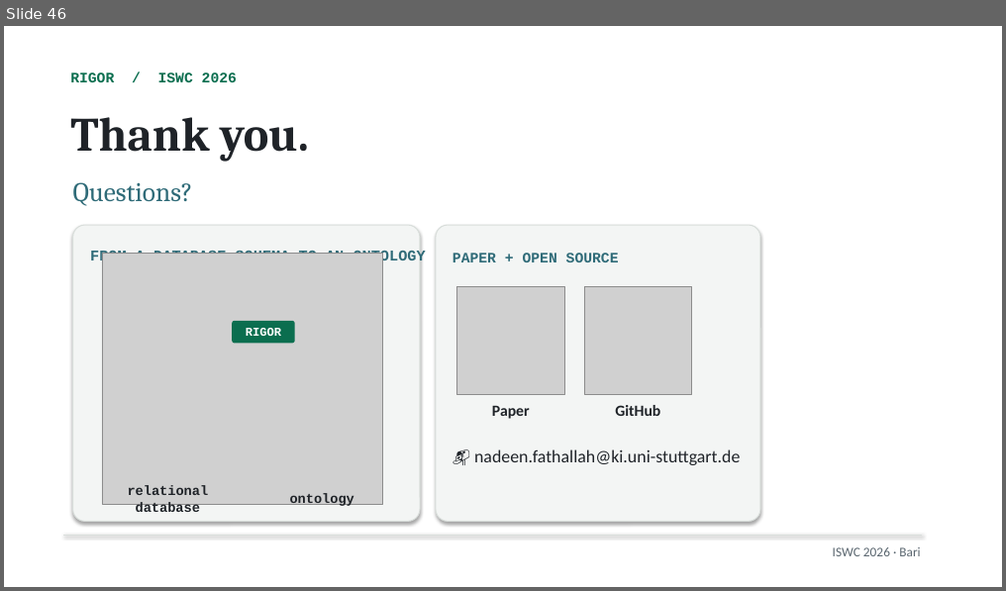
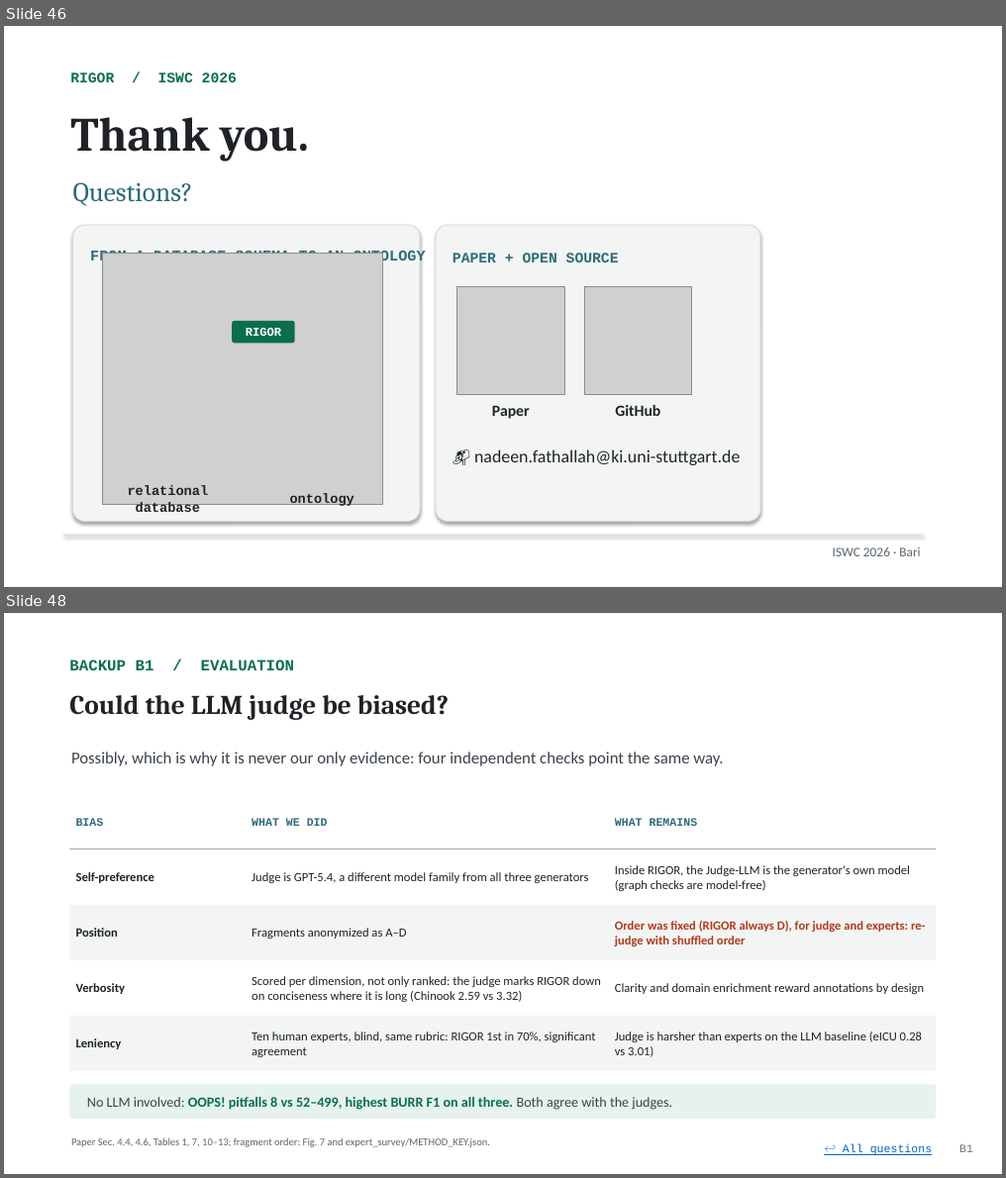
Before and after one commit to NadeenAhmad/rigor_private, a slide deck: presentation/RIGOR_ISWC2026_final.pptx. Shown one above the other, each under a label of ours: slide 46 before the commit, slides 46 and 48 after it; the slides between them are not shown. The pictures are 1006x591 and 1006x1178 pixels, drawn with LibreOffice and Linux fonts; fonts in the diff are those of the drawing; grey boxes stand for pictures. Boxes give left, top, right and bottom in pixels: in the first picture for what was removed or moved away, otherwise in the second. Text is boxed around its words. In the diff, an @@ line names an element or a change of style, - is before the commit and + after.

```diff
--- a/presentation/RIGOR_ISWC2026_final.pptx
+++ b/presentation/RIGOR_ISWC2026_final.pptx
@@ slide 48 added at (x1=4, y1=613, x2=1002, y2=1174), background #FFFFFF @@
@@ text added at (x1=69, y1=660, x2=294, y2=670), 15 pt, text #0B6E4F, bold @@
+BACKUP B1 / EVALUATION
@@ text added at (x1=69, y1=695, x2=449, y2=720), 26 pt, text #1F2328, bold @@
+Could the LLM judge be biased?
@@ text added at (x1=71, y1=752, x2=723, y2=766), 16 pt, text #3A434C @@
+Possibly, which is why it is never our only evidence: four independent checks point the same way.
@@ text added at (x1=76, y1=818, x2=104, y2=826), 11 pt, text #2F6B78, bold @@
+BIAS
@@ text added at (x1=252, y1=818, x2=328, y2=826), 11 pt, text #2F6B78, bold @@
+WHAT WE DID
@@ text added at (x1=615, y1=818, x2=698, y2=826), 11 pt, text #2F6B78, bold @@
+WHAT REMAINS
@@ rectangle added at (x1=70, y1=849, x2=936, y2=850), fill #9AA3A9 @@
@@ text added at (x1=76, y1=872, x2=154, y2=883), 12 pt, text #1F2328, bold @@
+Self-preference
@@ text added at (x1=252, y1=872, x2=589, y2=883), 12 pt, text #1F2328 @@
+Judge is GPT-5.4, a different model family from all three generators
@@ text added at (x1=615, y1=865, x2=910, y2=891), 12 pt, text #1F2328 @@
+Inside RIGOR, the Judge-LLM is the generator's own model (graph checks are model-free)
@@ rectangle added at (x1=70, y1=905, x2=936, y2=960), fill #F3F5F4 @@
@@ text added at (x1=76, y1=928, x2=118, y2=937), 12 pt, text #1F2328, bold @@
+Position
@@ text added at (x1=252, y1=928, x2=406, y2=939), 12 pt, text #1F2328 @@
+Fragments anonymized as A–D
@@ text added at (x1=615, y1=921, x2=926, y2=947), 12 pt, text #B23A1E, bold @@
+Order was fixed (RIGOR always D), for judge and experts: re-judge with shuffled order
@@ text added at (x1=76, y1=983, x2=126, y2=994), 12 pt, text #1F2328, bold @@
+Verbosity
@@ text added at (x1=252, y1=976, x2=601, y2=1002), 12 pt, text #1F2328 @@
+Scored per dimension, not only ranked: the judge marks RIGOR down on conciseness where it is long (Chinook 2.59 vs 3.32)
@@ text added at (x1=615, y1=983, x2=924, y2=994), 12 pt, text #1F2328 @@
+Clarity and domain enrichment reward annotations by design
@@ rectangle added at (x1=70, y1=1016, x2=936, y2=1071), fill #F3F5F4 @@
@@ text added at (x1=76, y1=1039, x2=122, y2=1050), 12 pt, text #1F2328, bold @@
+Leniency
@@ text added at (x1=252, y1=1032, x2=596, y2=1058), 12 pt, text #1F2328 @@
+Ten human experts, blind, same rubric: RIGOR 1st in 70%, significant agreement
@@ text added at (x1=615, y1=1032, x2=922, y2=1058), 12 pt, text #1F2328 @@
+Judge is harsher than experts on the LLM baseline (eICU 0.28 vs 3.01)
@@ rounded rectangle added at (x1=70, y1=1084, x2=936, y2=1119), fill #E6F2EC, 13.5 pt, text #0B6E4F, bold @@
+No LLM involved: OOPS! pitfalls 8 vs 52–499, highest BURR F1 on all three. Both agree with the judges.
@@ text added at (x1=71, y1=1139, x2=490, y2=1148), 10 pt, text #5B6770 @@
+Paper Sec. 4.4, 4.6, Tables 1, 7, 10–13; fragment order: Fig. 7 and expert_survey/METHOD_KEY.json.
@@ text added at (x1=843, y1=1145, x2=932, y2=1156), 11 pt, text #0563C1, underline @@
+↩ All questions
@@ text added at (x1=959, y1=1145, x2=973, y2=1153), 11 pt, text #6B747B @@
+B1
```
Also in this commit, not shown: 14 other slides added, 3 other files.
